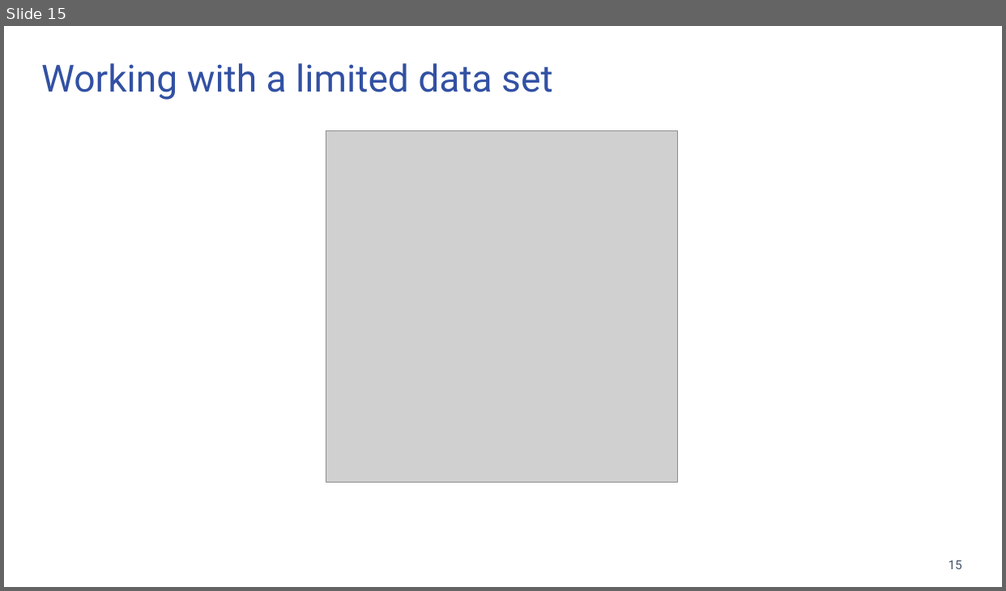
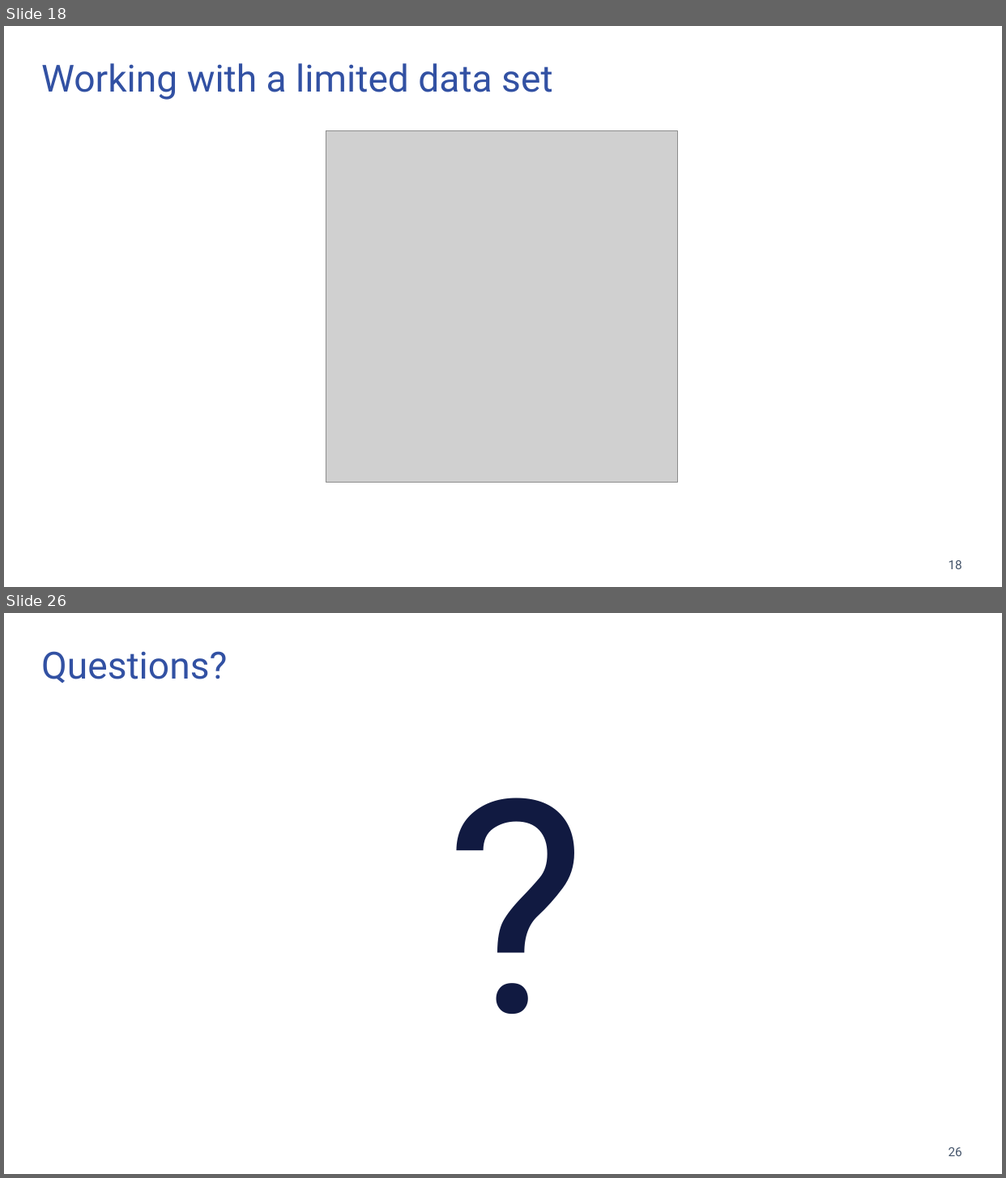
Before and after one commit to bnice5000/DoS_IMO_PRI_STATS_DEMO, a slide deck: Kosovo_Stats.pptx. Shown one above the other, each under a label of ours: slide 15 before the commit, slides 18 and 26 after it; the slides between them are not shown. The pictures are 1006x591 and 1006x1178 pixels, drawn with LibreOffice and Linux fonts; fonts in the diff are those of the drawing; grey boxes stand for pictures; background and template pictures are left out. Boxes give left, top, right and bottom in pixels: in the first picture for what was removed or moved away, otherwise in the second. Text is boxed around its words. In the diff, an @@ line names an element or a change of style, - is before the commit and + after.

```diff
--- a/Kosovo_Stats.pptx
+++ b/Kosovo_Stats.pptx
@@ slide 26 added at [4, 613, 1002, 1174], background #FFFFFF @@
@@ text added at [41, 651, 227, 683], 36 pt, text #3251A3 @@
+Questions?
@@ text added at [438, 776, 568, 1012], 286 pt, text #111A41 @@
+?
@@ page number added at [948, 1148, 962, 1157], 12 pt, text #44546A @@
+26
@@ what was slide 15 is now slide 18 @@
@@ page number at [948, 561, 962, 570]: text changed @@
-15
+18
```
Also in this commit, not shown: 1 slide changed, 11 other slides added, 5 slides removed, 3 other files.
